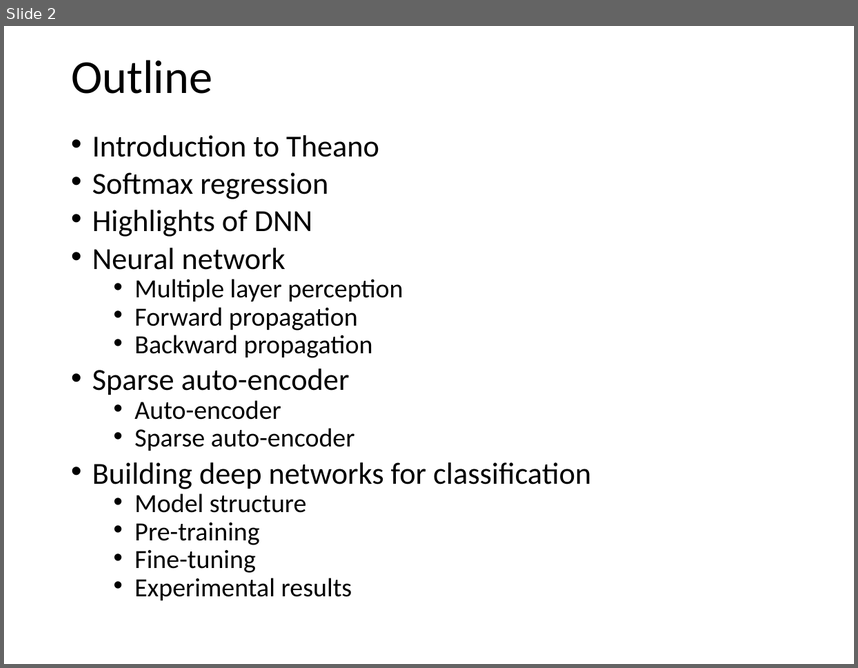
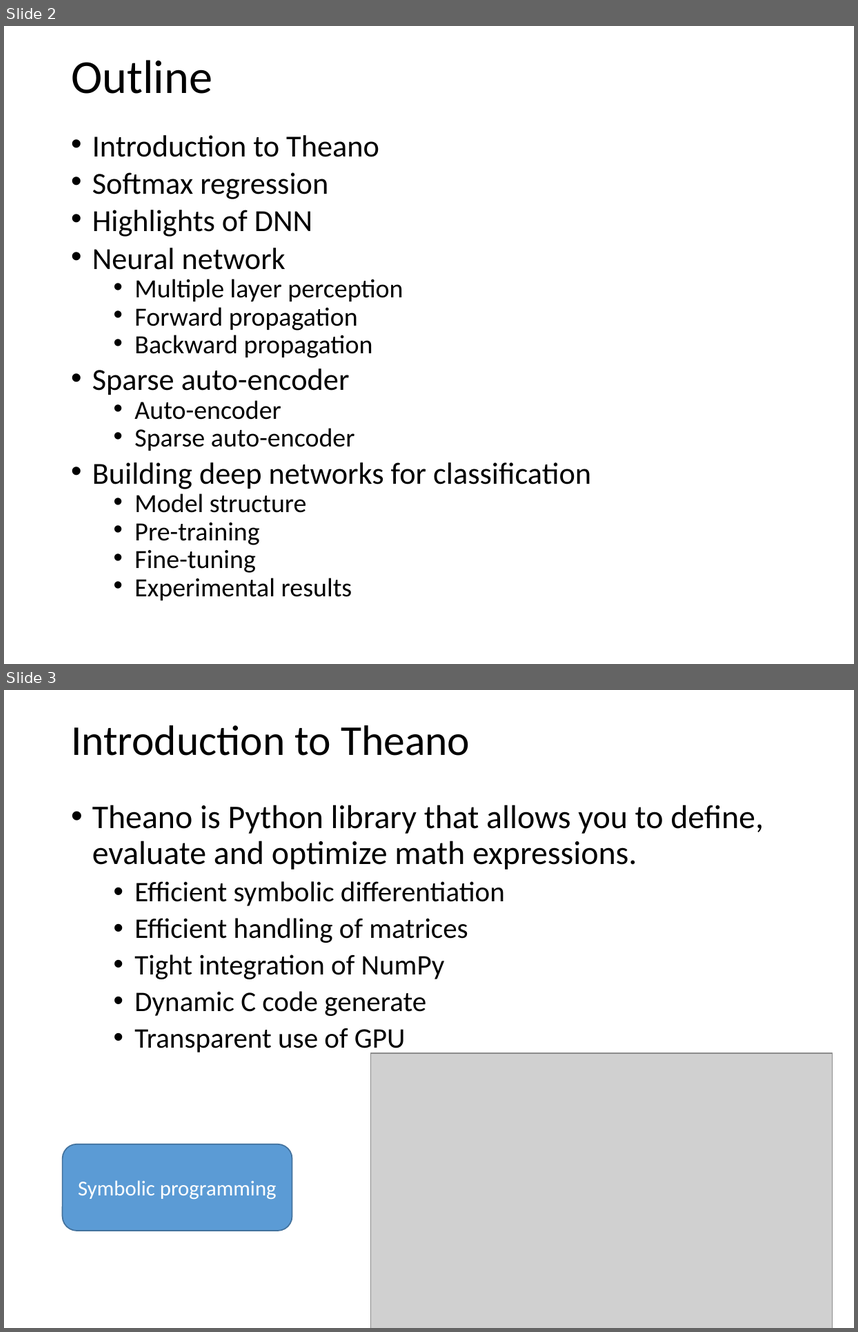
Before and after one commit to taiqing/workshop_dnn, a slide deck: workshop_talk_dnn.pptx. Shown one above the other, each under a label of ours: slide 2 before the commit, slides 2 and 3 after it. The pictures are 858x668 and 858x1332 pixels, drawn with LibreOffice and Linux fonts; fonts in the diff are those of the drawing; grey boxes stand for pictures. Boxes give left, top, right and bottom in pixels: in the first picture for what was removed or moved away, otherwise in the second. Text is boxed around its words. In the diff, an @@ line names an element or a change of style, - is before the commit and + after.

```diff
--- a/workshop_talk_dnn.pptx
+++ b/workshop_talk_dnn.pptx
@@ slide 3 added at [4,690,854,1328], background #FFFFFF @@
@@ title added at [71,725,470,756], 36 pt, text #000000 @@
+Introduction to Theano
@@ text added at [92,805,764,1054], 24 pt, text #000000 @@
+• Theano is Python library that allows you to define, evaluate and optimize math expressions.
+  • Efficient symbolic differentiation
+  • Efficient handling of matrices
+  • Tight integration of NumPy
+  • Dynamic C code generate
+  • Transparent use of GPU
@@ picture added at [371,1053,833,1328] @@
@@ rounded rectangle added at [63,1144,292,1231], fill #5B9BD5, outline #43739E 1 pt, 18 pt, text #FFFFFF @@
+Symbolic programming
```
Also in this commit, not shown: 7 other slides added, 4 other files.
